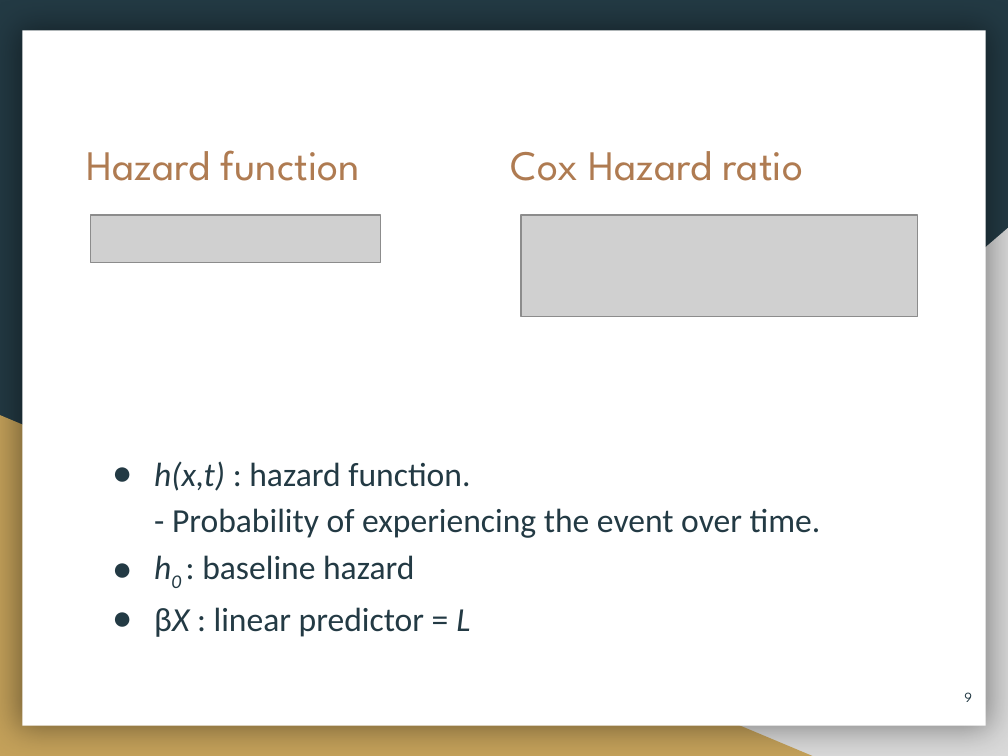
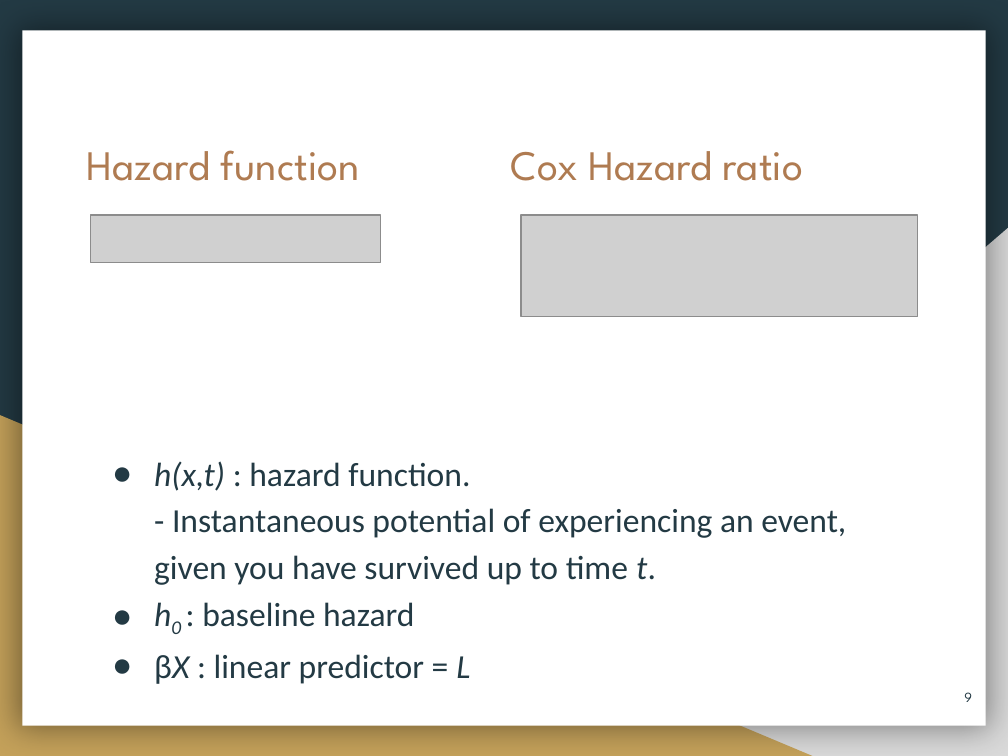
Before and after one commit to Jesse-Islam/ATGC_survival_presentation_Feb.27.2020, a slide deck: slide 9 of Intro To Survival Analysis.pptx. Drawn at 1008x756 pixels with LibreOffice and Linux fonts; fonts in the diff are those of the drawing; grey boxes stand for pictures. Boxes give left, top, right and bottom in pixels: in the first picture for what was removed or moved away, otherwise in the second. Text is boxed around its words. In the diff, an @@ line names an element or a change of style, - is before the commit and + after.

```diff
--- a/Intro To Survival Analysis.pptx
+++ b/Intro To Survival Analysis.pptx
@@ text at [154, 461, 846, 585]: text changed @@
-● h(x,t) : hazard function.
-  - Probability of experiencing the event over time.
+● h(x,t) : hazard function.
+  - Instantaneous potential of experiencing an event, given you have survived up to time t.
```
Also in this commit, not shown: 4 other slides changed, 6 other files.
